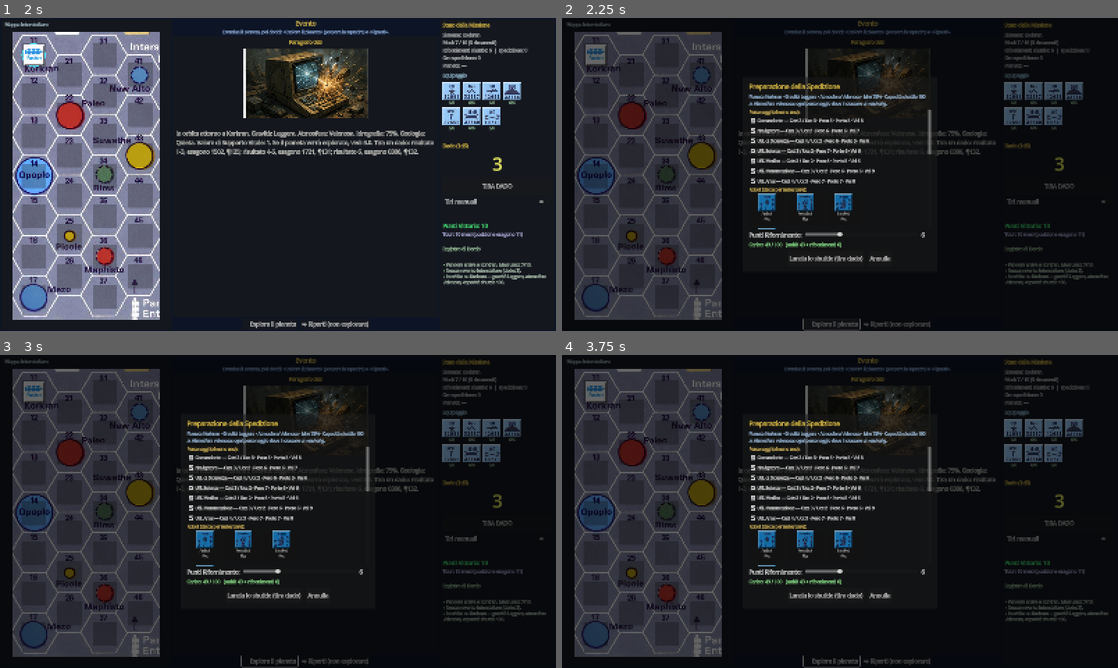
Above: before the commit, frames 1-4 (two rows, left to right).
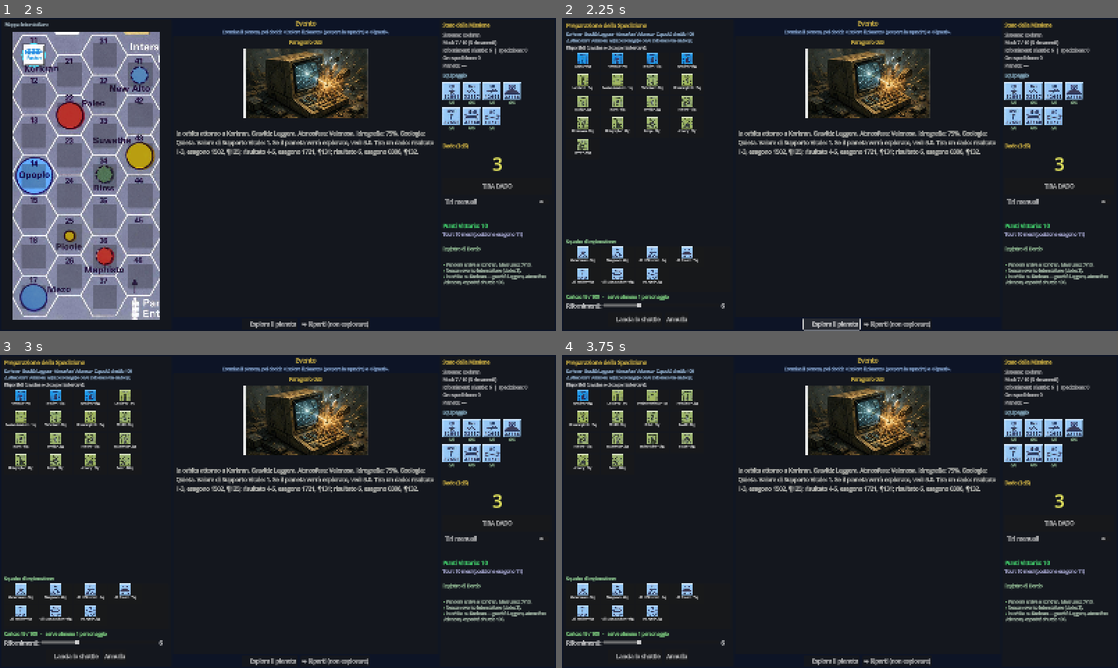
Above: after the commit, the same moments.

Repository: Tannoiser2/voyage-of-BSM-Pandora
Game: Godot game, scene res://scenes/Main.tscn
Same seed, same stepped clock (60 frames per second), same inputs: the game is played once before the commit and once after it.
Inputs (mouse positions are in pixels of both pictures, inside the frame that each line leads up to):
- Up to frame 1 (2 s): click "10 Mesi" at 0.5 s; click (33, 55) at 1.25 s
- Up to frame 2 (2.25 s): click "🛬 Esplora il pianeta" at 2 s
- Up to frame 3 (3 s): click (22, 398) at 2.77 s
- Up to frame 4 (3.75 s): click (617, 398) at 3.52 s

Frame 1 is identical in both runs. In frame 2, 30% of the frame differs, in the area x 0-99%, y 0-100%; in frame 3, 29%; in frame 4, 29%.
Error after the commit: Attempted to free a locked object (calling or emitting). (res://scripts/GameScreen.gd:1113)

Commit message:
Preparazione spedizione in drag-and-drop (pannello sinistro)
La preparazione non e' piu' un overlay: durante l'orbita, premendo 'Esplora il
pianeta', il pannello sinistro mostra:
- 'Disponibili': roster dei segnalini (personaggi vivi + robot + strumenti)
- 'Squadra di esplorazione': zona in cui trascinare le unita' (o clic per
  imbarcare/sbarcare)
- carico/capacita, slider rifornimenti, Lancia lo shuttle / Annulla
Drag-and-drop via set_drag_forwarding con anteprima; clic come fallback.
Al lancio/annulla il pannello si chiude e torna mappa interstellare/environ.

Verificato a runtime: roster/squadra popolati, toggle e lancio funzionanti,
nessun errore.

Diff:
--- a/godot/scripts/GameScreen.gd
+++ b/godot/scripts/GameScreen.gd
@@ -5,6 +5,8 @@
 var right_panel: Panel
 var interstellar_display: Control
 var environ_display: Control
+var prep_display: Control
+var _prep_open: bool = false
 var env_canvas: Control
 var env_map: TextureRect
 var env_loaded_id: int = 0
@@ -29,7 +31,6 @@
 
 func _ready() -> void:
 	_build_ui()
-	_build_prep_panel()
 	_connect_signals()
 	_update_display()
 	# Ripristina la visualizzazione corrente al (ri)entro nella scena
@@ -131,6 +132,9 @@
 	env_title.add_theme_color_override("font_color", Color(0.9, 0.85, 0.6))
 	env_title.z_index = 10
 	environ_display.add_child(env_title)
+
+	# Preparazione spedizione (drag-and-drop), sul pannello sinistro durante l'orbita
+	_build_prep_display(left_panel)
 
 	# CENTER PANEL - Log + Paragraph
 	var center_vbox := VBoxContainer.new()
@@ -726,7 +730,11 @@
 	var on_surface := GameState.current_phase == GameState.Phase.EXPEDITION \
 		or (GameState.current_phase == GameState.Phase.PARAGRAPH and GameState.expedition_pos > 0) \
 		or not GameState.current_creature.is_empty()
-	if interstellar_display: interstellar_display.visible = not on_surface
+	# Durante la preparazione la sinistra mostra la squadra (drag-and-drop)
+	if _prep_open and on_surface:
+		_prep_open = false
+	if prep_display: prep_display.visible = _prep_open and not on_surface
+	if interstellar_display: interstellar_display.visible = not on_surface and not _prep_open
 	if environ_display:
 		environ_display.visible = on_surface
 		if on_surface:
@@ -913,7 +921,223 @@
 	GameState.move_pandora_to(hex_id)
 	_update_display()
 
-# --- Pannello di preparazione della spedizione (regola 5.0) ------------------
+# --- Preparazione spedizione drag-and-drop (pannello sinistro) ---------------
+
+func _build_prep_display(parent: Control) -> void:
+	prep_display = Control.new()
+	prep_display.name = "PrepDisplay"
+	prep_display.set_anchors_and_offsets_preset(Control.PRESET_FULL_RECT)
+	prep_display.visible = false
+	parent.add_child(prep_display)
+
+	var vbox := VBoxContainer.new()
+	vbox.set_anchors_and_offsets_preset(Control.PRESET_FULL_RECT)
+	vbox.offset_left = 8; vbox.offset_top = 8; vbox.offset_right = -8; vbox.offset_bottom = -8
+	vbox.add_theme_constant_override("separation", 6)
+	prep_display.add_child(vbox)
+
+	var title := Label.new()
+	title.text = "Preparazione della Spedizione"
+	title.add_theme_font_size_override("font_size", 16)
+	title.add_theme_color_override("font_color", Color(1.0, 0.85, 0.3))
+	vbox.add_child(title)
+
+	var info := Label.new()
+	info.name = "PrepDispInfo"
+	info.autowrap_mode = TextServer.AUTOWRAP_WORD_SMART
+	info.add_theme_font_size_override("font_size", 11)
+	info.add_theme_color_override("font_color", Color(0.7, 0.85, 1.0))
+	vbox.add_child(info)
+
+	var rlbl := Label.new()
+	rlbl.text = "Disponibili (trascina o clicca per imbarcare):"
+	rlbl.add_theme_font_size_override("font_size", 11)
+	vbox.add_child(rlbl)
+
+	var rscroll := ScrollContainer.new()
+	rscroll.custom_minimum_size = Vector2(0, 230)
+	rscroll.size_flags_vertical = Control.SIZE_EXPAND_FILL
+	vbox.add_child(rscroll)
+	var roster := GridContainer.new()
+	roster.name = "PrepRoster"
+	roster.columns = 4
+	roster.size_flags_horizontal = Control.SIZE_EXPAND_FILL
+	roster.add_theme_constant_override("h_separation", 4)
+	roster.add_theme_constant_override("v_separation", 4)
+	rscroll.add_child(roster)
+	# Il roster accetta il rilascio per RIMUOVERE dalla squadra
+	rscroll.set_drag_forwarding(Callable(), _prep_can_drop.bind("roster"), _prep_drop.bind("roster"))
+
+	var tlbl := Label.new()
+	tlbl.text = "Squadra di esplorazione:"
+	tlbl.add_theme_font_size_override("font_size", 12)
+	tlbl.add_theme_color_override("font_color", Color(0.7, 1.0, 0.7))
+	vbox.add_child(tlbl)
+
+	var team_zone := PanelContainer.new()
+	team_zone.name = "PrepTeamZone"
+	team_zone.custom_minimum_size = Vector2(0, 130)
+	vbox.add_child(team_zone)
+	team_zone.set_drag_forwarding(Callable(), _prep_can_drop.bind("team"), _prep_drop.bind("team"))
+	var team := GridContainer.new()
+	team.name = "PrepTeam"
+	team.columns = 4
+	team.add_theme_constant_override("h_separation", 4)
+	team.add_theme_constant_override("v_separation", 4)
+	team_zone.add_child(team)
+
+	var load_lbl := Label.new()
+	load_lbl.name = "PrepDispLoad"
+	load_lbl.add_theme_font_size_override("font_size", 13)
+	vbox.add_child(load_lbl)
+
+	var sup_box := HBoxContainer.new()
+	vbox.add_child(sup_box)
+	var sup_lbl := Label.new()
+	sup_lbl.text = "Rifornimenti:"
+	sup_box.add_child(sup_lbl)
+	var slider := HSlider.new()
+	slider.name = "PrepDispSupply"
+	slider.min_value = 0
+	slider.max_value = GameData.max_supply()
+	slider.step = 1
+	slider.size_flags_horizontal = Control.SIZE_EXPAND_FILL
+	slider.value_changed.connect(_on_prep_supply_changed)
+	sup_box.add_child(slider)
+	var sval := Label.new()
+	sval.name = "PrepDispSupplyVal"
+	sval.custom_minimum_size = Vector2(28, 0)
+	sup_box.add_child(sval)
+
+	var btns := HBoxContainer.new()
+	btns.alignment = BoxContainer.ALIGNMENT_CENTER
+	btns.add_theme_constant_override("separation", 10)
+	vbox.add_child(btns)
+	var launch := Button.new()
+	launch.name = "PrepDispLaunch"
+	launch.text = "🚀 Lancia lo shuttle"
+	launch.custom_minimum_size = Vector2(0, 42)
+	launch.pressed.connect(_on_prep_launch)
+	btns.add_child(launch)
+	var cancel := Button.new()
+	cancel.text = "Annulla"
+	cancel.custom_minimum_size = Vector2(0, 42)
+	cancel.pressed.connect(_on_prep_cancel)
+	btns.add_child(cancel)
+
+func _unit_token_path(key: String) -> String:
+	var u := GameData.get_unit(key)
+	var folder := "characters"
+	if GameData.get_bot_keys().has(key): folder = "bots"
+	elif GameData.get_tool_keys().has(key): folder = "tools"
+	return "res://assets/%s/%s.png" % [folder, u.get("img", "")]
+
+func _make_prep_tile(key: String, in_team: bool) -> Button:
+	var u := GameData.get_unit(key)
+	var btn := Button.new()
+	btn.custom_minimum_size = Vector2(96, 58)
+	btn.tooltip_text = "%s — Peso %d" % [u.get("name", key), int(u.get("weight", 0))]
+	var v := VBoxContainer.new()
+	v.set_anchors_and_offsets_preset(Control.PRESET_FULL_RECT)
+	v.mouse_filter = Control.MOUSE_FILTER_IGNORE
+	v.add_theme_constant_override("separation", 0)
+	var tex := TextureRect.new()
+	var path := _unit_token_path(key)
+	if ResourceLoader.exists(path): tex.texture = load(path)
+	tex.custom_minimum_size = Vector2(0, 34)
+	tex.expand_mode = TextureRect.EXPAND_FIT_WIDTH_PROPORTIONAL
+	tex.stretch_mode = TextureRect.STRETCH_KEEP_ASPECT_CENTERED
+	tex.mouse_filter = Control.MOUSE_FILTER_IGNORE
+	v.add_child(tex)
+	var lb := Label.new()
+	lb.text = "%s · %dkg" % [u.get("name", key), int(u.get("weight", 0))]
+	lb.horizontal_alignment = HORIZONTAL_ALIGNMENT_CENTER
+	lb.add_theme_font_size_override("font_size", 8)
+	lb.mouse_filter = Control.MOUSE_FILTER_IGNORE
+	v.add_child(lb)
+	btn.add_child(v)
+	# Click: imbarca/sbarca; Drag: sposta fra roster e squadra
+	btn.pressed.connect(_prep_toggle.bind(key))
+	btn.set_drag_forwarding(_prep_get_drag.bind(key, btn), Callable(), Callable())
+	return btn
+
+func _prep_get_drag(at_position: Vector2, key: String, tile: Button) -> Variant:
+	var prev := TextureRect.new()
+	var path := _unit_token_path(key)
+	if ResourceLoader.exists(path): prev.texture = load(path)
+	prev.custom_minimum_size = Vector2(48, 48)
+	prev.expand_mode = TextureRect.EXPAND_IGNORE_SIZE
+	prev.stretch_mode = TextureRect.STRETCH_KEEP_ASPECT_CENTERED
+	tile.set_drag_preview(prev)
+	return {"key": key}
+
+func _prep_can_drop(_at: Vector2, data: Variant, zone: String) -> bool:
+	if typeof(data) != TYPE_DICTIONARY or not data.has("key"):
+		return false
+	var key: String = data["key"]
+	var in_team: bool = key in GameState.expedition_units or key in GameState.expedition_gear
+	return (zone == "team" and not in_team) or (zone == "roster" and in_team)
+
+func _prep_drop(_at: Vector2, data: Variant, _zone: String) -> void:
+	if typeof(data) == TYPE_DICTIONARY and data.has("key"):
+		_prep_toggle(data["key"])
+
+func _prep_toggle(key: String) -> void:
+	if GameData.get_character_keys().has(key):
+		GameState.toggle_expedition_unit(key)
+	else:
+		GameState.toggle_gear_unit(key)
+	_refresh_prep_display()
+
+func _open_prep_display() -> void:
+	if GameState.expedition_units.is_empty():
+		GameState.setup_orbit_planet()
+	_refresh_prep_display()
+
+func _refresh_prep_display() -> void:
+	if not prep_display:
+		return
+	_prep_updating = true
+	var info := find_child("PrepDispInfo", true, false) as Label
+	if info:
+		var atmo: String = GameState.planet_attrs.get("atmosphere", "Normal")
+		var txt := "%s · Gravità %s · Atmosfera %s · Capacità shuttle %d" % [
+			GameState.current_system, GameData.gravity_it(GameState.planet_gravity),
+			GameData.atmosphere_it(atmo), GameState.shuttle_capacity]
+		var note := GameData.atmosphere_note(atmo)
+		if note != "": txt += "\n⚠ " + note
+		info.text = txt
+	var roster := find_child("PrepRoster", true, false) as GridContainer
+	var team := find_child("PrepTeam", true, false) as GridContainer
+	if roster and team:
+		for c in roster.get_children(): roster.remove_child(c); c.free()
+		for c in team.get_children(): team.remove_child(c); c.free()
+		# Squadra
+		for k in GameState.expedition_units + GameState.expedition_gear:
+			team.add_child(_make_prep_tile(k, true))
+		# Disponibili: personaggi vivi non imbarcati + gear non imbarcato
+		for k in GameData.get_character_keys():
+			if GameState.crew.get(k, {}).get("alive", true) and not (k in GameState.expedition_units):
+				roster.add_child(_make_prep_tile(k, false))
+		for k in GameData.get_bot_keys() + GameData.get_tool_keys():
+			if not (k in GameState.expedition_gear):
+				roster.add_child(_make_prep_tile(k, false))
+	var slider := find_child("PrepDispSupply", true, false) as HSlider
+	if slider:
+		slider.max_value = max(GameState.max_planned_supply(), GameState.planned_supply)
+		slider.value = GameState.planned_supply
+	var sval := find_child("PrepDispSupplyVal", true, false) as Label
+	if sval: sval.text = "%d" % GameState.planned_supply
+	var load_lbl := find_child("PrepDispLoad", true, false) as Label
+	if load_lbl:
+		var over := GameState.total_load() > GameState.shuttle_capacity
+		load_lbl.text = "Carico: %d / %d   ·   serve almeno 1 personaggio" % [GameState.total_load(), GameState.shuttle_capacity]
+		load_lbl.add_theme_color_override("font_color", Color(1, 0.4, 0.4) if over else Color(0.6, 1, 0.6))
+	var launch := find_child("PrepDispLaunch", true, false) as Button
+	if launch: launch.disabled = not GameState.prep_valid()
+	_prep_updating = false
+
+# --- Pannello di preparazione della spedizione (vecchio overlay, non più usato) ---
 
 func _build_prep_panel() -> void:
 	var overlay := ColorRect.new()
@@ -1146,16 +1370,13 @@
 	_refresh_prep_panel()
 
 func _on_prep_cancel() -> void:
-	var overlay := find_child("PrepOverlay", true, false)
-	if overlay:
-		overlay.visible = false
+	_prep_open = false
+	_update_left_panel_mode()
 
 func _on_prep_launch() -> void:
 	if not GameState.prep_valid():
 		return
-	var overlay := find_child("PrepOverlay", true, false)
-	if overlay:
-		overlay.visible = false
+	_prep_open = false
 	var die := randi_range(1, 6)
 	_set_dice_result(die)
 	GameState.launch_expedition(die)
@@ -1164,10 +1385,12 @@
 	GameState.leave_orbit()
 
 func _on_land() -> void:
-	# "Esplora il pianeta": apre la preparazione della spedizione (5.0)
+	# "Esplora il pianeta": apre la preparazione (squadra drag-and-drop a sinistra)
 	if not GameState.is_orbit_decision():
 		return
-	_open_prep_panel()
+	_prep_open = true
+	_open_prep_display()
+	_update_left_panel_mode()
 
 func _on_strategy(strategy: String) -> void:
 	GameState.choose_encounter_strategy(strategy)
